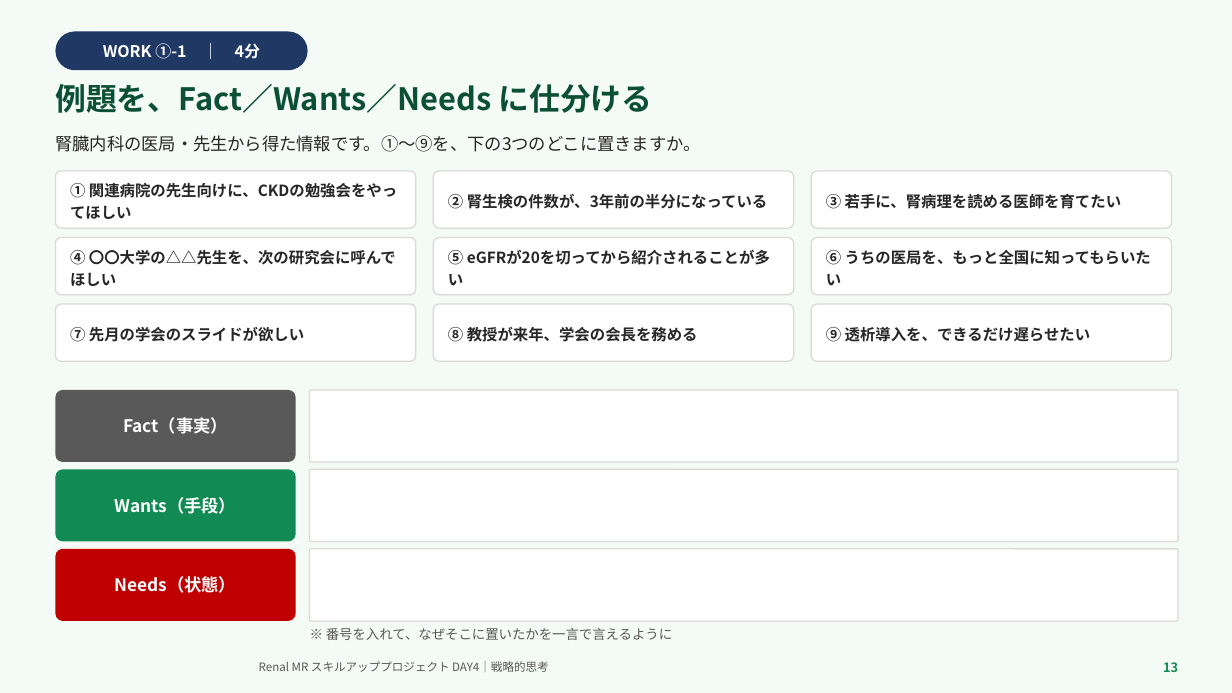
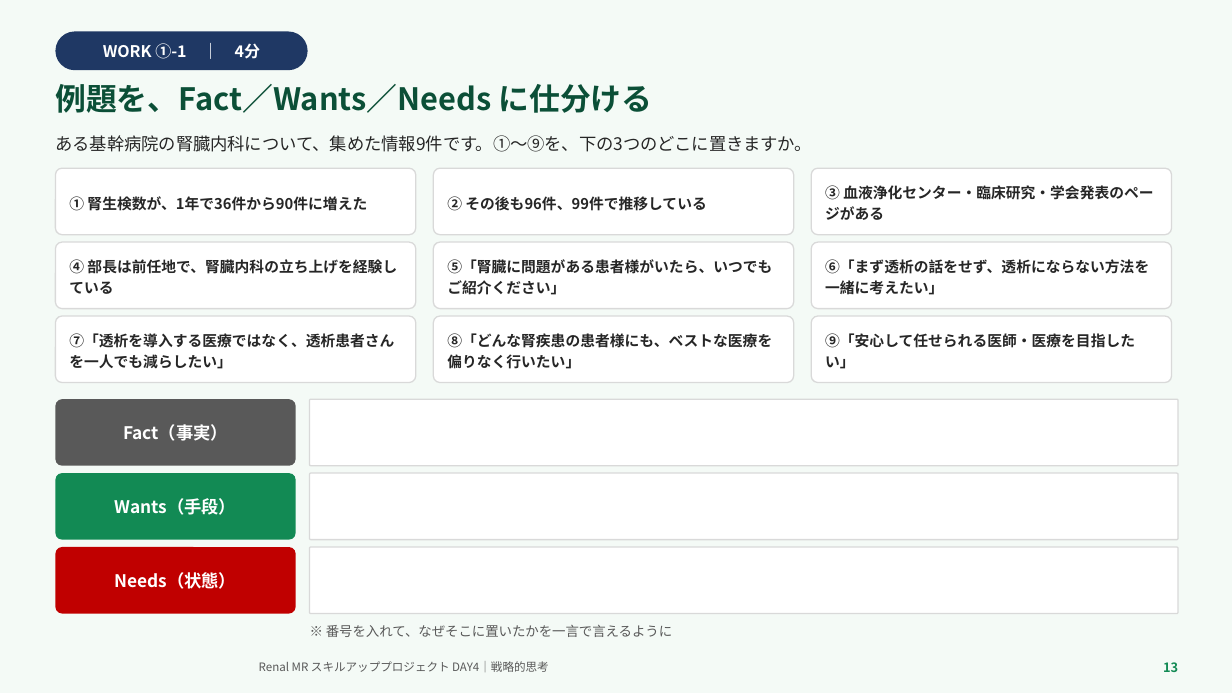
Before and after one commit to TAKUYA-1187/Claude, a slide deck: slide 13 of novartis_training/DAY4_ちょっと分かるだけで世界が変わる.pptx. Drawn at 1232x693 pixels with LibreOffice and Linux fonts; fonts in the diff are those of the drawing; background and template pictures are left out. Boxes give left, top, right and bottom in pixels: in the first picture for what was removed or moved away, otherwise in the second. Text is boxed around its words. In the diff, an @@ line names an element or a change of style, - is before the commit and + after.

```diff
--- a/novartis_training/DAY4_ちょっと分かるだけで世界が変わる.pptx
+++ b/novartis_training/DAY4_ちょっと分かるだけで世界が変わる.pptx
@@ text at (x1=55, y1=135, x2=812, y2=152): text changed @@
-腎臓内科の医局・先生から得た情報です。①〜⑨を、下の3つのどこに置きますか。
+ある基幹病院の腎臓内科について、集めた情報9件です。①〜⑨を、下の3つのどこに置きますか。
@@ rounded rectangle "① 腎生検数が、1年で36件から90件に増えた" resized from (x1=55, y1=171, x2=416, y2=228) to (x1=55, y1=168, x2=416, y2=235) @@
@@ rounded rectangle "② その後も96件、99件で推移している" resized from (x1=433, y1=171, x2=794, y2=228) to (x1=433, y1=168, x2=794, y2=235) @@
@@ rounded rectangle "③ 血液浄化センター・臨床研究・学会発表のページがある" resized from (x1=811, y1=171, x2=1172, y2=228) to (x1=811, y1=168, x2=1172, y2=235) @@
@@ text in rounded rectangle at (x1=69, y1=196, x2=367, y2=211): text changed; size 12 to 11.5 pt @@
-① 関連病院の先生向けに、CKDの勉強会をやってほしい
+① 腎生検数が、1年で36件から90件に増えた
@@ text in rounded rectangle at (x1=447, y1=196, x2=706, y2=211): text changed; size 12 to 11.5 pt @@
-② 腎生検の件数が、3年前の半分になっている
+② その後も96件、99件で推移している
@@ text in rounded rectangle at (x1=825, y1=185, x2=1153, y2=220): text changed; size 12 to 11.5 pt @@
-③ 若手に、腎病理を読める医師を育てたい
+③ 血液浄化センター・臨床研究・学会発表のページがある
@@ rounded rectangle "④ 部長は前任地で、腎臓内科の立ち上げを経験している" resized from (x1=55, y1=238, x2=416, y2=295) to (x1=55, y1=242, x2=416, y2=309) @@
@@ text in rounded rectangle at (x1=69, y1=259, x2=397, y2=294): text changed; size 12 to 11.5 pt @@
-④ 〇〇大学の△△先生を、次の研究会に呼んでほしい
+④ 部長は前任地で、腎臓内科の立ち上げを経験している
@@ rounded rectangle "⑤「腎臓に問題がある患者様がいたら、いつでもご紹介ください」" resized from (x1=433, y1=238, x2=794, y2=295) to (x1=433, y1=242, x2=794, y2=309) @@
@@ text in rounded rectangle at (x1=447, y1=259, x2=772, y2=295): text changed; size 12 to 11.5 pt @@
-⑤ eGFRが20を切ってから紹介されることが多い
+⑤「腎臓に問題がある患者様がいたら、いつでもご紹介ください」
@@ rounded rectangle "⑥「まず透析の話をせず、透析にならない方法を一緒に考えたい」" resized from (x1=811, y1=238, x2=1172, y2=295) to (x1=811, y1=242, x2=1172, y2=309) @@
@@ text in rounded rectangle at (x1=825, y1=259, x2=1149, y2=295): text changed; size 12 to 11.5 pt @@
-⑥ うちの医局を、もっと全国に知ってもらいたい
+⑥「まず透析の話をせず、透析にならない方法を一緒に考えたい」
@@ rounded rectangle "⑦「透析を導入する医療ではなく、透析患者さんを一人でも減らしたい」" resized from (x1=55, y1=304, x2=416, y2=361) to (x1=55, y1=316, x2=416, y2=383) @@
@@ rounded rectangle "⑧「どんな腎疾患の患者様にも、ベストな医療を偏りなく行いたい」" resized from (x1=433, y1=304, x2=794, y2=361) to (x1=433, y1=316, x2=794, y2=383) @@
@@ rounded rectangle "⑨「安心して任せられる医師・医療を目指したい」" resized from (x1=811, y1=304, x2=1172, y2=361) to (x1=811, y1=316, x2=1172, y2=383) @@
@@ text in rounded rectangle at (x1=69, y1=333, x2=394, y2=369): text changed; size 12 to 11.5 pt @@
-⑦ 先月の学会のスライドが欲しい
+⑦「透析を導入する医療ではなく、透析患者さんを一人でも減らしたい」
@@ text in rounded rectangle at (x1=447, y1=333, x2=772, y2=369): text changed; size 12 to 11.5 pt @@
-⑧ 教授が来年、学会の会長を務める
+⑧「どんな腎疾患の患者様にも、ベストな医療を偏りなく行いたい」
@@ text in rounded rectangle at (x1=825, y1=333, x2=1135, y2=369): text changed; size 12 to 11.5 pt @@
-⑨ 透析導入を、できるだけ遅らせたい
+⑨「安心して任せられる医師・医療を目指したい」
@@ rounded rectangle "Fact（事実）" resized from (x1=55, y1=390, x2=296, y2=462) to (x1=55, y1=399, x2=296, y2=466) @@
@@ rounded rectangle resized from (x1=310, y1=390, x2=1178, y2=462) to (x1=310, y1=399, x2=1178, y2=466) @@
@@ rounded rectangle "Needs（状態）" resized from (x1=55, y1=549, x2=296, y2=621) to (x1=55, y1=547, x2=296, y2=614) @@
@@ rounded rectangle resized from (x1=310, y1=549, x2=1178, y2=621) to (x1=310, y1=547, x2=1178, y2=614) @@
```
Also in this commit, not shown: 4 other slides changed, 2 other files.
